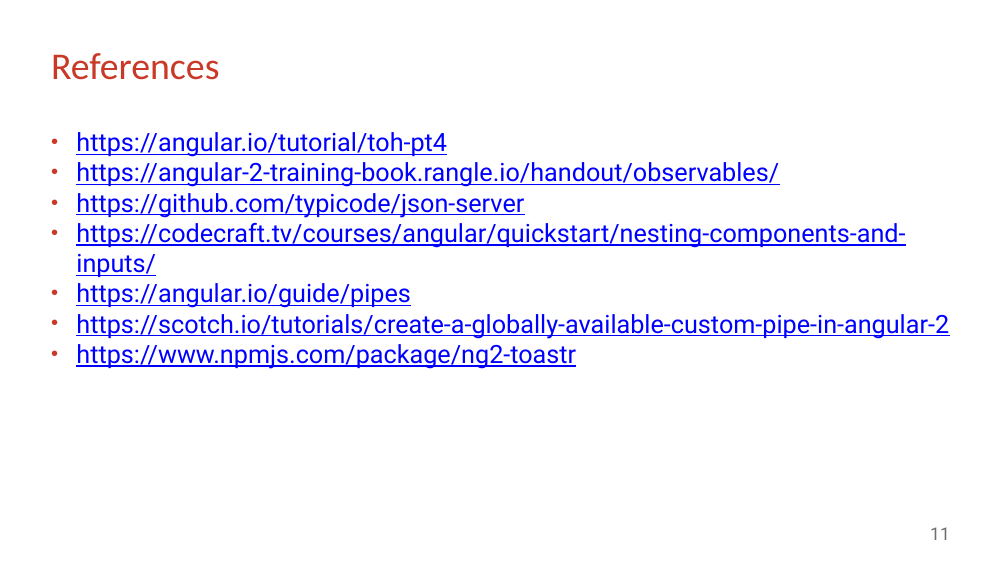
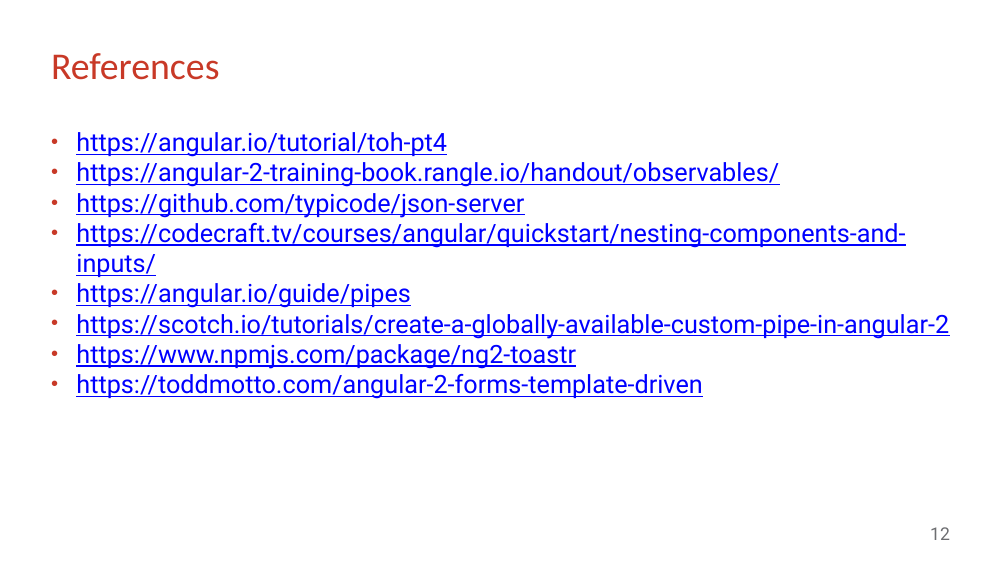
Before and after one commit to ViliusArminas/NRD_Akademija_2018_04, a slide deck: slide 12 of angular_project_part2.pptx (slide 11 before the commit). Drawn at 1008x567 pixels with LibreOffice and Linux fonts; fonts in the diff are those of the drawing; background and template pictures are left out. Boxes give left, top, right and bottom in pixels: in the first picture for what was removed or moved away, otherwise in the second. Text is boxed around its words. In the diff, an @@ line names an element or a change of style, - is before the commit and + after.

```diff
--- a/angular_project_part2.pptx
+++ b/angular_project_part2.pptx
@@ subtitle at bbox=[76, 374, 702, 399]: paragraph added @@
+• https://toddmotto.com/angular-2-forms-template-driven
@@ page number at bbox=[930, 527, 950, 540]: text changed @@
-11
+12
```
Also in this commit, not shown: 1 slide added, 1 other file.
